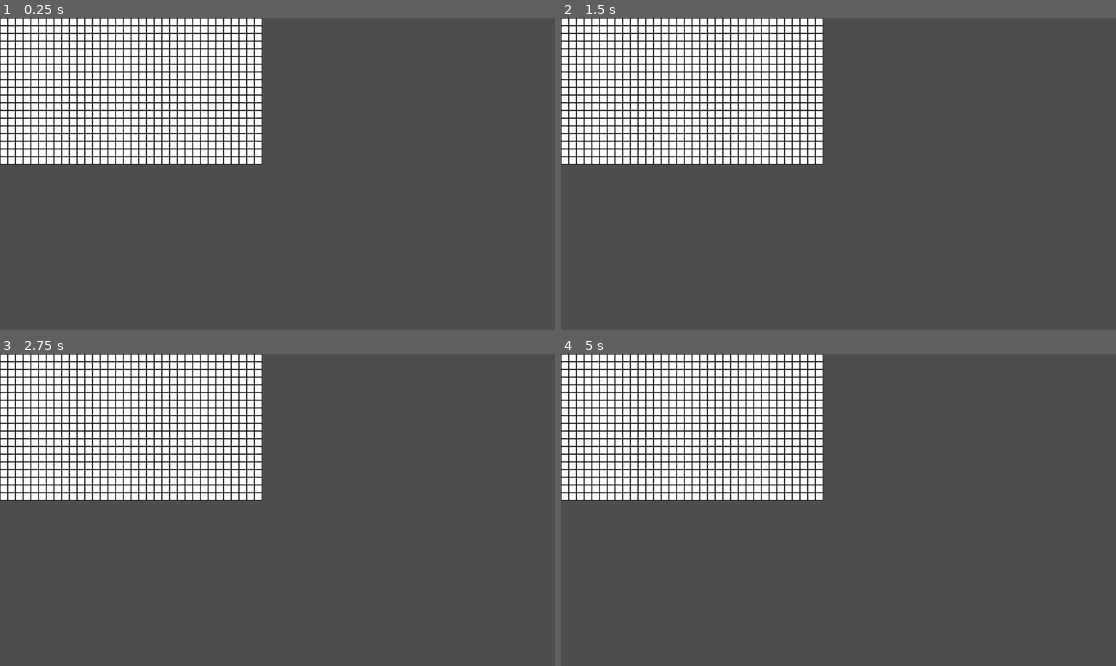
Above: before the commit, frames 1-4 (two rows, left to right).
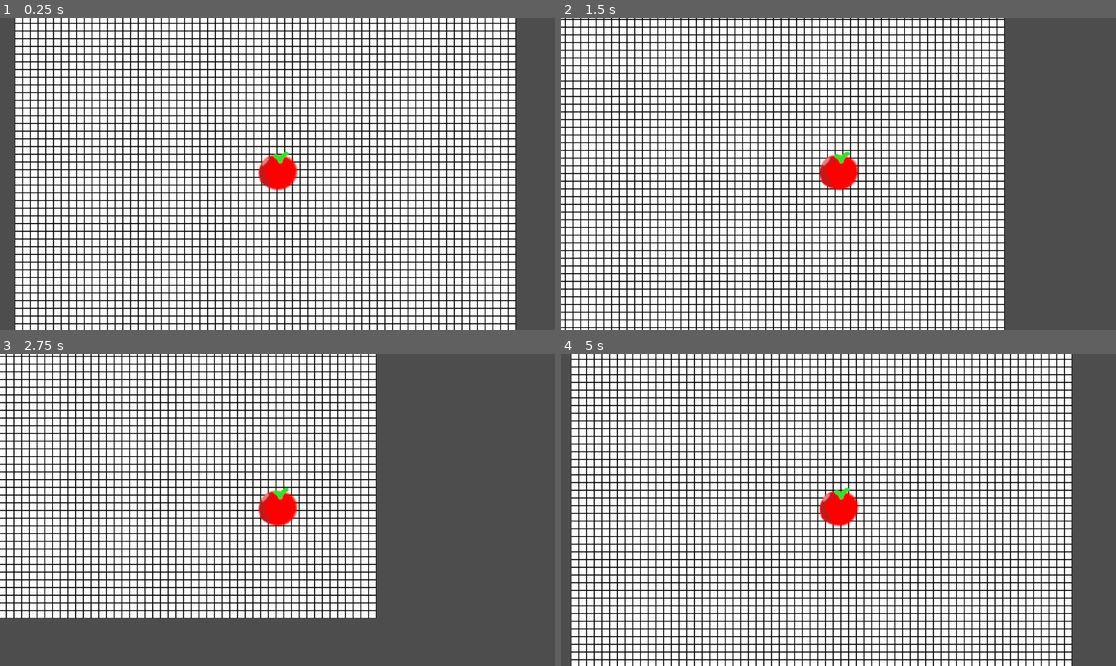
Above: after the commit, the same moments.

Repository: Flackschiff/faktory
Game: Godot game, scene res://Scenen/World.tscn
Two runs of this game, one before a commit and one after it. Both use one fixed random seed, a clock stepped at 60 frames per second and the inputs below. Before the commit the project has no main scene; this scene is started directly in both runs.
Inputs:
- Up to frame 1 (0.25 s): no input
- Up to frame 2 (1.5 s): tap Enter at 0.5 s; hold Right (ui_right) 0.53-1.28 s; hold Down (ui_down) from 1.28 s (still down)
- Up to frame 3 (2.75 s): release Down (ui_down) at 2.03 s; hold Right (ui_right) from 2.03 s (still down)
- Up to frame 4 (5 s): release Right (ui_right) at 2.78 s; hold Up (ui_up) 2.78-3.53 s; tap Space at 3.5 s; hold Left (ui_left) from 3.53 s (still down)

The runs differ from the first frame. In frame 1, 78% of the frame differs, in the area x 0-93%, y 0-100%; in frame 2, 68%; in frame 3, 46%; in frame 4, 79%.

Commit message:
ich habe jetzt einen Spieler

Diff:
--- /dev/null
+++ b/Scenen/Player.tscn
@@ -0,0 +1,21 @@
+[gd_scene format=3 uid="uid://swa0d8bylfix"]
+
+[ext_resource type="Script" uid="uid://dad3px0e4yi23" path="res://Scrips/Player.gd" id="1_ebk4q"]
+[ext_resource type="Texture2D" uid="uid://djdrgu66fe3to" path="res://Assets/Player/Player_Tomato.png" id="2_bxejw"]
+
+[sub_resource type="CapsuleShape2D" id="CapsuleShape2D_4v4r6"]
+radius = 35.0
+height = 70.0
+
+[node name="Node2D" type="Node2D" unique_id=855324221]
+
+[node name="CharacterBody2D" type="CharacterBody2D" parent="." unique_id=1757822902]
+script = ExtResource("1_ebk4q")
+
+[node name="Camera2D" type="Camera2D" parent="CharacterBody2D" unique_id=344617259]
+
+[node name="CollisionShape2D" type="CollisionShape2D" parent="CharacterBody2D" unique_id=342519151]
+shape = SubResource("CapsuleShape2D_4v4r6")
+
+[node name="Sprite2D" type="Sprite2D" parent="CharacterBody2D" unique_id=1986602980]
+texture = ExtResource("2_bxejw")
--- a/Scenen/World.tscn
+++ b/Scenen/World.tscn
@@ -1,16 +1,20 @@
 [gd_scene format=4 uid="uid://bxp53pkj5ci1m"]
 
-[ext_resource type="Texture2D" uid="uid://hcu1qj1slsps" path="res://Assets/Welt/Unbenannt.png" id="1_c6gwx"]
+[ext_resource type="Texture2D" uid="uid://hcu1qj1slsps" path="res://Assets/Welt/Unbenannt.png" id="1_p7cx1"]
+[ext_resource type="PackedScene" uid="uid://swa0d8bylfix" path="res://Scenen/Player.tscn" id="2_66one"]
 
 [sub_resource type="TileSetAtlasSource" id="TileSetAtlasSource_2dftf"]
-texture = ExtResource("1_c6gwx")
+texture = ExtResource("1_p7cx1")
 0:0/0 = 0
 
 [sub_resource type="TileSet" id="TileSet_bcbcq"]
 sources/0 = SubResource("TileSetAtlasSource_2dftf")
 
-[node name="Node2D" type="Node2D" unique_id=850519254]
+[node name="World Map" type="Node2D" unique_id=850519254]
 
 [node name="TileMapLayer" type="TileMapLayer" parent="." unique_id=179020815]
 tile_map_data = PackedByteArray("AAD7/wcAAAAAAAAAAAD8/wgAAAAAAAAAAAD9/wgAAAAAAAAAAAD+/wgAAAAAAAAAAAD//wgAAAAAAAAAAAAAAA …(45680 unchanged characters)…
 tile_set = SubResource("TileSet_bcbcq")
+
+[node name="Node2D" parent="." unique_id=855324221 instance=ExtResource("2_66one")]
+position = Vector2(49, -71)
--- /dev/null
+++ b/Scrips/Player.gd
@@ -0,0 +1,15 @@
+extends CharacterBody2D
+
+var speed := 200.0
+
+func _physics_process(delta):
+	var input_vector = Vector2.ZERO
+
+	input_vector.x = Input.get_action_strength("ui_right") - Input.get_action_strength("ui_left")
+	input_vector.y = Input.get_action_strength("ui_down") - Input.get_action_strength("ui_up")
+
+	if input_vector.length() > 0:
+		input_vector = input_vector.normalized()
+
+	velocity = input_vector * speed
+	move_and_slide()
--- a/icon.svg
+++ /dev/null
@@ -1 +0,0 @@
-<svg xmlns="http://www.w3.org/2000/svg" width="128" height="128"><rect width="124" height="124" x="2" y="2" fill="#363d52" stroke="#212532" stroke-width="4" rx="14"/><g fill="#fff" transform="translate(12.322 12.322)scale(.101)"><path d="M105 673v33q407 354 814 0v-33z"/><path fill="#478cbf" d="m105 673 152 14q12 1 15 14l4 67 132 10 8-61q2-11 15-15h162q13 4 15 15l8 61 132-10 4-67q3-13 15-14l152-14V427q30-39 56-81-35-59-83-108-43 20-82 47-40-37-88-64 7-51 8-102-59-28-123-42-26 43-46 89-49-7-98 0-20-46-46-89-64 14-123 42 1 51 8 102-48 27-88 64-39-27-82-47-48 49-83 108 26 42 56 81zm0 33v39c0 276 813 276 814 0v-39l-134 12-5 69q-2 10-14 13l-162 11q-12 0-16-11l-10-65H446l-10 65q-4 11-16 11l-162-11q-12-3-14-13l-5-69z"/><path d="M483 600c0 34 58 34 58 0v-86c0-34-58-34-58 0z"/><circle cx="725" cy="526" r="90"/><circle cx="299" cy="526" r="90"/></g><g fill="#414042" transform="translate(12.322 12.322)scale(.101)"><circle cx="307" cy="532" r="60"/><circle cx="717" cy="532" r="60"/></g></svg>
--- a/project.godot
+++ b/project.godot
@@ -15,5 +15,5 @@
 [application]
 
 config/name="Faktory"
+run/main_scene="uid://bxp53pkj5ci1m"
 config/features=PackedStringArray("4.6", "Forward Plus")
-config/icon="res://icon.svg"
Binary file added: Assets/Player/Player_Tomato.png
Not shown, changed: Assets/Player/Player_Tomato.png.import
Not shown, added: Scrips/Player.gd.uid
